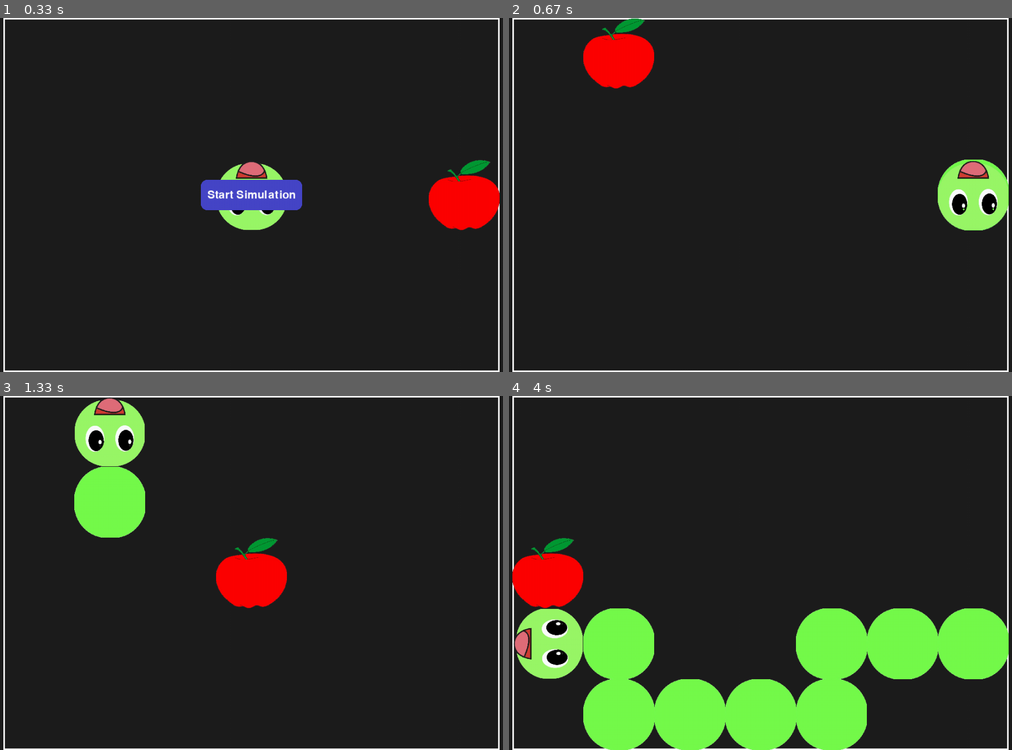
Above: before the commit, frames 1-4 (two rows, left to right).
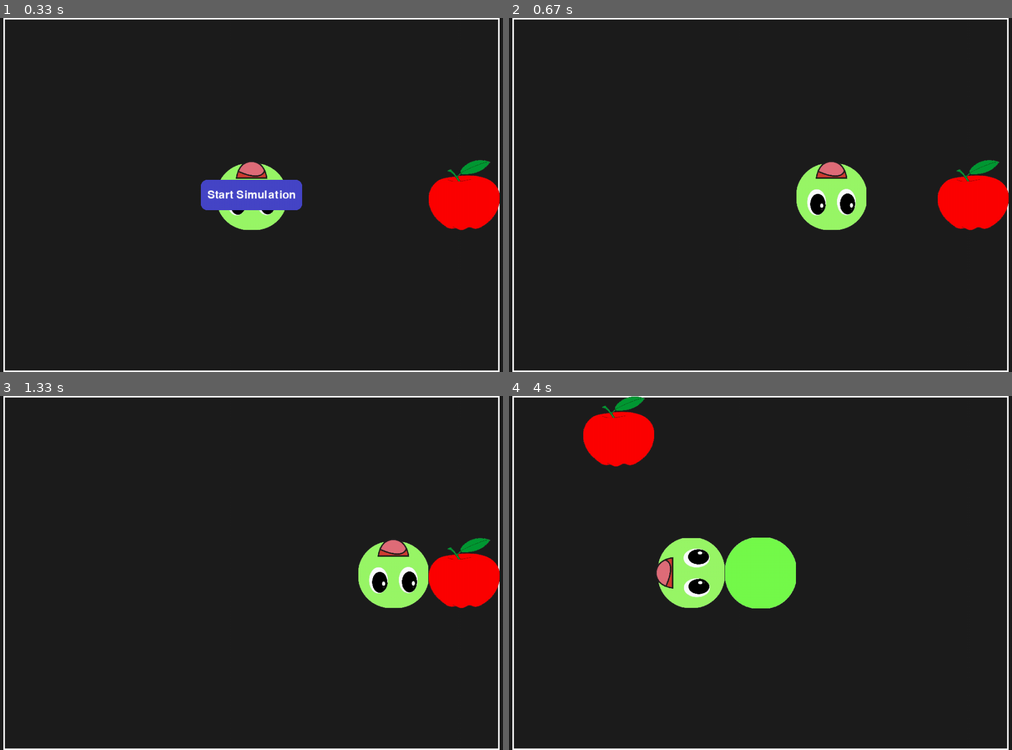
Above: after the commit, the same moments.

Repository: brii26/smart_snake
Game: pygame game, started from main.py
Same seed, same stepped clock (60 frames per second), same inputs: the game is played once before the commit and once after it.
Inputs (mouse positions are in pixels of both pictures, inside the frame that each line leads up to):
- Up to frame 1 (0.33 s): no input
- Up to frame 2 (0.67 s): click (760, 195) at 0.38 s
- Up to frame 3 (1.33 s): no input
- Up to frame 4 (4 s): no input

Frame 1 is identical in both runs. In frame 2, 6.5% of the frame differs, in the area x 14-100%, y 0-60%; in frame 3, 11%; in frame 4, 29%, in the area x 0-100%, y 0-100%.

Commit message:
Fix : change planner mechanism, checks precomputed path

Diff:
--- a/game.py
+++ b/game.py
@@ -18,14 +18,21 @@
         self.planner = SnakePlanner(self.grid)
         self.alive = True
         self.renderer = PygameRenderer(GRID_HEIGHT, GRID_WIDTH)
+        self.current_path = []
+        self.plan_path_to_apple()
+
+    def plan_path_to_apple(self):
+        path = self.planner.find_safe_path(self.snake, self.apple.position)
+        self.current_path = path if path else []
+        if not self.current_path:
+            self.alive = False
 
     def step(self):
-        path = self.planner.find_safe_path(self.snake, self.apple.position)
-        if not path:
+        if not self.current_path:
             self.alive = False
             return
 
-        next_move = path[0]
+        next_move = self.current_path.pop(0)
         self.snake.move_towards(next_move)
 
         if self.snake.head == self.apple.position:
@@ -33,6 +40,7 @@
             pos = self.find_reachable_apple_position()
             if pos:
                 self.apple = Apple(pos)
+                self.plan_path_to_apple()  # Only re-plan when new apple appears
             else:
                 self.alive = False
 
@@ -62,4 +70,4 @@
                 self.step()
 
             self.renderer.render(self.snake, self.apple)
-            time.sleep(0.001)
+            time.sleep(0.5)
